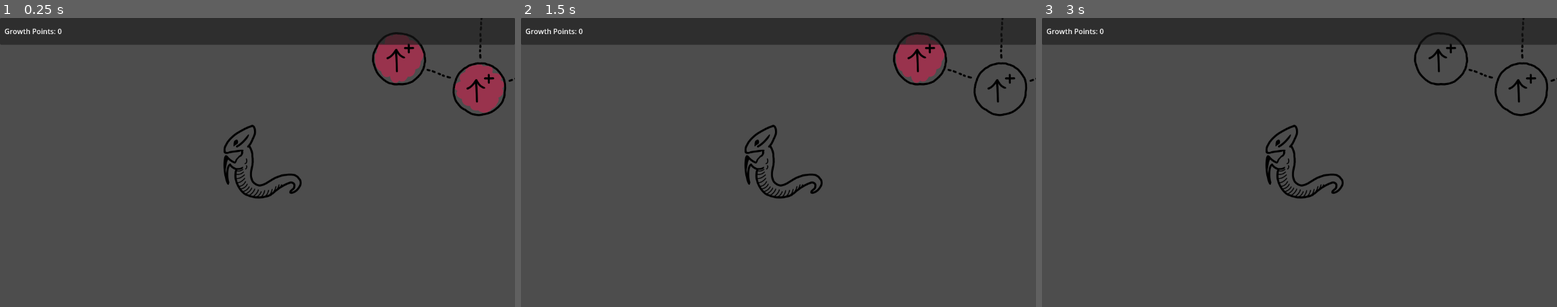
Above: before the commit, frames 1-3 (left to right).
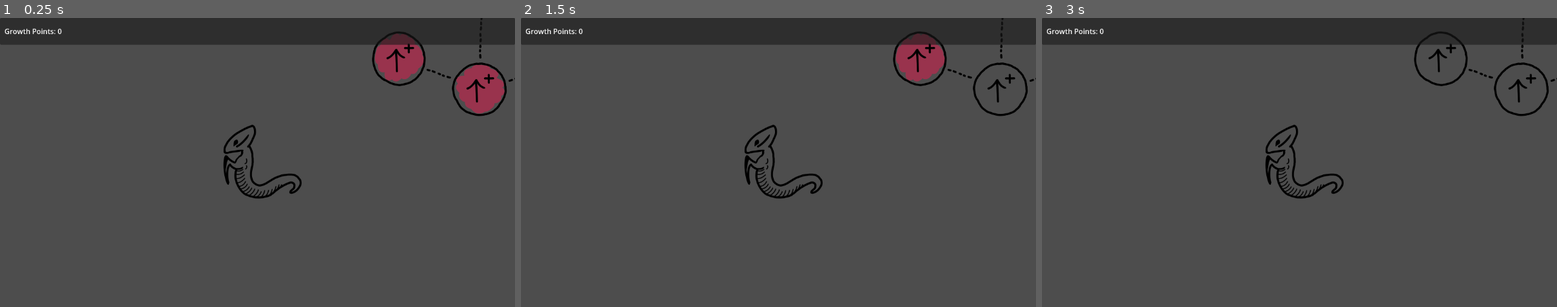
Above: after the commit, the same moments.

Repository: Surreily/slivcremental-mini
Game: Godot game, scene res://scenes/game.tscn
Two runs of this game, one before a commit and one after it. Both use one fixed random seed, a clock stepped at 60 frames per second and the inputs below.
Inputs (mouse positions are in pixels of both pictures, inside the frame that each line leads up to):
- Up to frame 1 (0.25 s): no input
- Up to frame 2 (1.5 s): tap Enter at 0.5 s; drag from (778, 162) to (999, 90) at 0.52 s; tap Space at 1.25 s; drag from (999, 90) to (778, 162) at 1.27 s
- Up to frame 3 (3 s): tap Enter at 2 s; move the mouse to (1443, 58) at 2.02 s; click (1443, 58) at 2.17 s; tap Space at 2.75 s; drag from (1273, 220) to (1443, 58) at 2.77 s

The runs differ from the first frame. In frame 1, 0.4% of the frame differs, in the area x 72-99%, y 4-34%; in frame 2, 0.3%; in frame 3, 0.2%.

Commit message:
Rename some files for consistency.

Diff:
--- a/scenes/skill-node.tscn
+++ b/scenes/skill-node.tscn
@@ -20,12 +20,12 @@
 
 [node name="Background Sprite" type="Sprite2D" parent="."]
 material = SubResource("ShaderMaterial_c6gft")
-rotation = 12.949
+rotation = 13.2792
 scale = Vector2(0.5, 0.5)
 texture = ExtResource("2_3v3bl")
 
 [node name="Border Sprite" type="Sprite2D" parent="."]
-rotation = 21.9976
+rotation = 22.5005
 scale = Vector2(0.5, 0.5)
 texture = ExtResource("3_3v3bl")
 
--- a/scenes/skill-tree.tscn
+++ b/scenes/skill-tree.tscn
@@ -1,6 +1,6 @@
 [gd_scene load_steps=5 format=3 uid="uid://bu5njph3wtx54"]
 
-[ext_resource type="Script" uid="uid://botf7gdgcsfla" path="res://scripts/skill-tree.gd" id="1_7y6fp"]
+[ext_resource type="Script" uid="uid://botf7gdgcsfla" path="res://scripts/controllers/skill-tree-controller.gd" id="1_7y6fp"]
 [ext_resource type="PackedScene" uid="uid://dx1nu8q4xqpid" path="res://scenes/skill-node.tscn" id="1_glyw6"]
 [ext_resource type="Texture2D" uid="uid://d0e05xymidup4" path="res://graphics/line-dashed.png" id="2_g8e78"]
 [ext_resource type="Texture2D" uid="uid://be6w800wf6gso" path="res://graphics/skills/skill-growth-increase.png" id="4_g8e78"]
--- a/scripts/skill-tree.gd
+++ b/scripts/controllers/skill-tree-controller.gd
@@ -1,6 +1,6 @@
 @tool
 
-class_name SkillTree extends Node
+class_name SkillTreeController extends Node
 
 @export var gameManager: GameManager
 @export var lineTexture: Texture2D
Renamed: scripts/skill-tree.gd.uid -> scripts/controllers/skill-tree-controller.gd.uid
Renamed: scripts/io/json_loader.gd -> scripts/io/json-loader.gd
Renamed: scripts/io/json_loader.gd.uid -> scripts/io/json-loader.gd.uid
Renamed: scripts/io/json_saver.gd -> scripts/io/json-saver.gd
Renamed: scripts/io/json_saver.gd.uid -> scripts/io/json-saver.gd.uid
